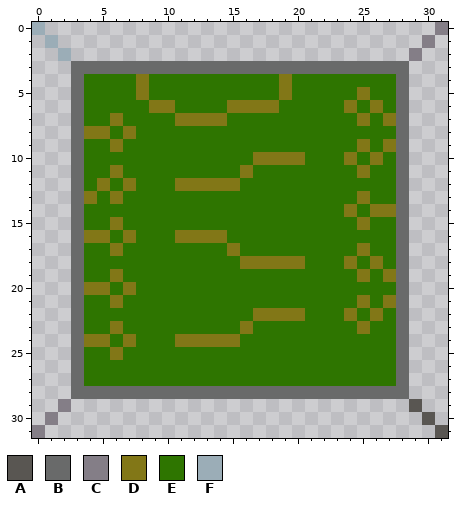
Two versions of one pixel-art sprite, RawArt/Art Material/electronic/sp_Core0_0.png. The picture above is the old version.
The file is 32x32 pixels.
Palette (. is transparent): A #595652  B #696a6a  C #847e87  D #827717  E #2e7500  F #9badb7
The same view after the edit:
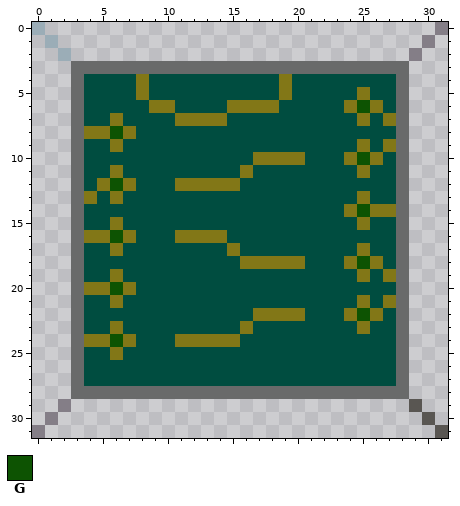
Colours new in this view: G #0d5302
The edit:
colour E: #2e7500 -> #004d40
y 6: x 25 E -> G
y 8: x 6 E -> G
y 10: x 25 E -> G
y 12: x 6 E -> G
y 14: x 25 E -> G
y 16: x 6 E -> G
y 18: x 25 E -> G
y 20: x 6 E -> G
y 22: x 25 E -> G
y 24: x 6 E -> G
Changed places in both pictures, as pixel boxes (x1, y1, x2, y2):
changed: (84, 74, 396, 386)
